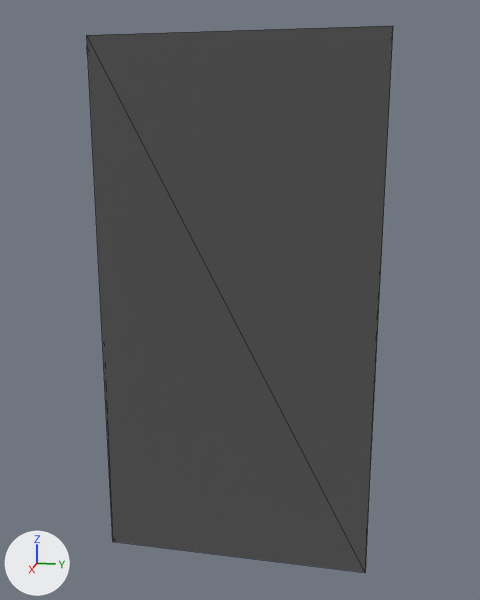
The OBJ model Assets/Models/Props/File Cabinet/File_Cabinet.obj as it was, and as the next commit left it.
Before and after are seen from a 50 mm camera at (17.67, 3.38, 10.93) aimed at (0.06, -0.14, 6.52). Every picture has the same lights, and +X, +Y and +Z are marked at lower left. Mesh edges are drawn as thin lines. Where no turn or scale is listed for an object, it has been applied to the vertices. Vertices at the same position are counted once.

The first picture shows 'Untitled'.
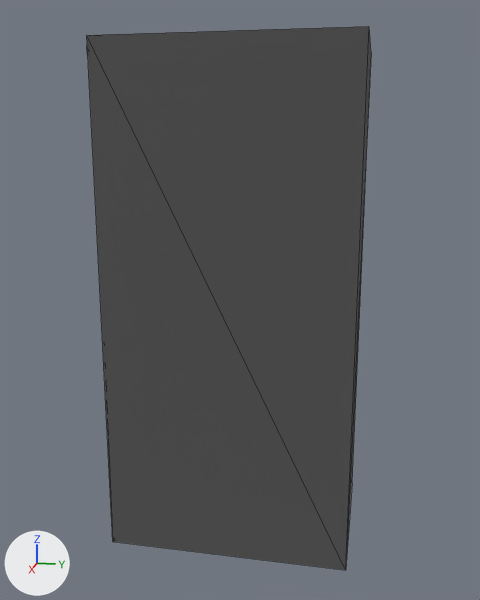
Where the change shows, as pixel boxes (x1, y1, x2, y2) in the pictures (480 x 600 px):
'Untitled', reshaped (7% narrower)
    before: (87, 26, 393, 573)
    after: (87, 26, 371, 570)

The change, as a list of edits to the scene's bpy script:
```text
Change me_untitled:
    where me_untitled.from_pydata(...)  # 244 vertices, 536 faces; spans x -2.3..2.3, y -3.5..3.6, z 0.0..13.2
    used by ob_untitled; location = (0.0, 0.0, 0.0)
    before: 1 (-2.3, 3.6, 0.0), 3 (-2.3, 3.6, 13.2), 137 (2.2, 3.5, 0.1), 139 (2.2, 3.5, 13.1), 141 (-2.2, 3.5, 0.1)
    before: 143 (-2.2, 3.5, 13.1), 241 (2.3, 3.6, 0.0) at pixel (365, 572), 243 (2.3, 3.6, 13.2) at pixel (393, 25)
    me_untitled part 1
    add for i in [137, 139, 141, 143]: me_untitled.vertices[i].co += Vector((0.0, -0.6, 0.0))
    add for i in [1, 3, 241, 243]: me_untitled.vertices[i].co += Vector((0.0, -0.5, 0.0))
```
